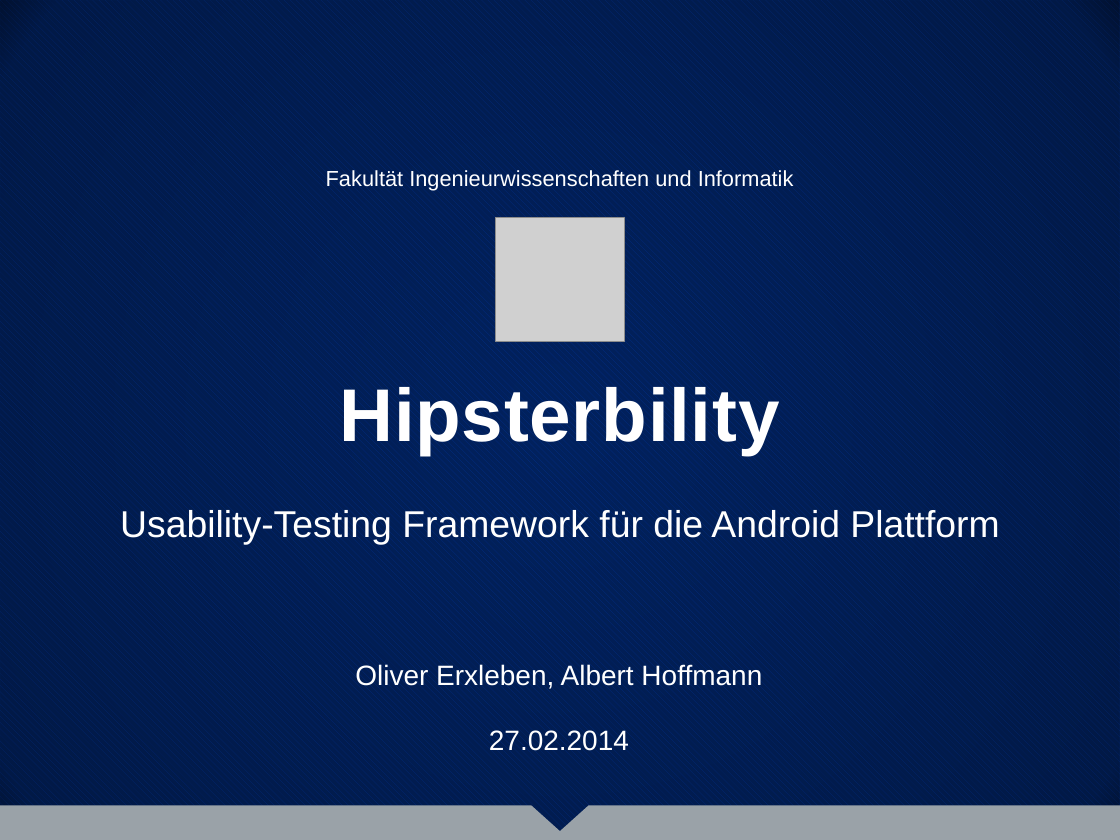
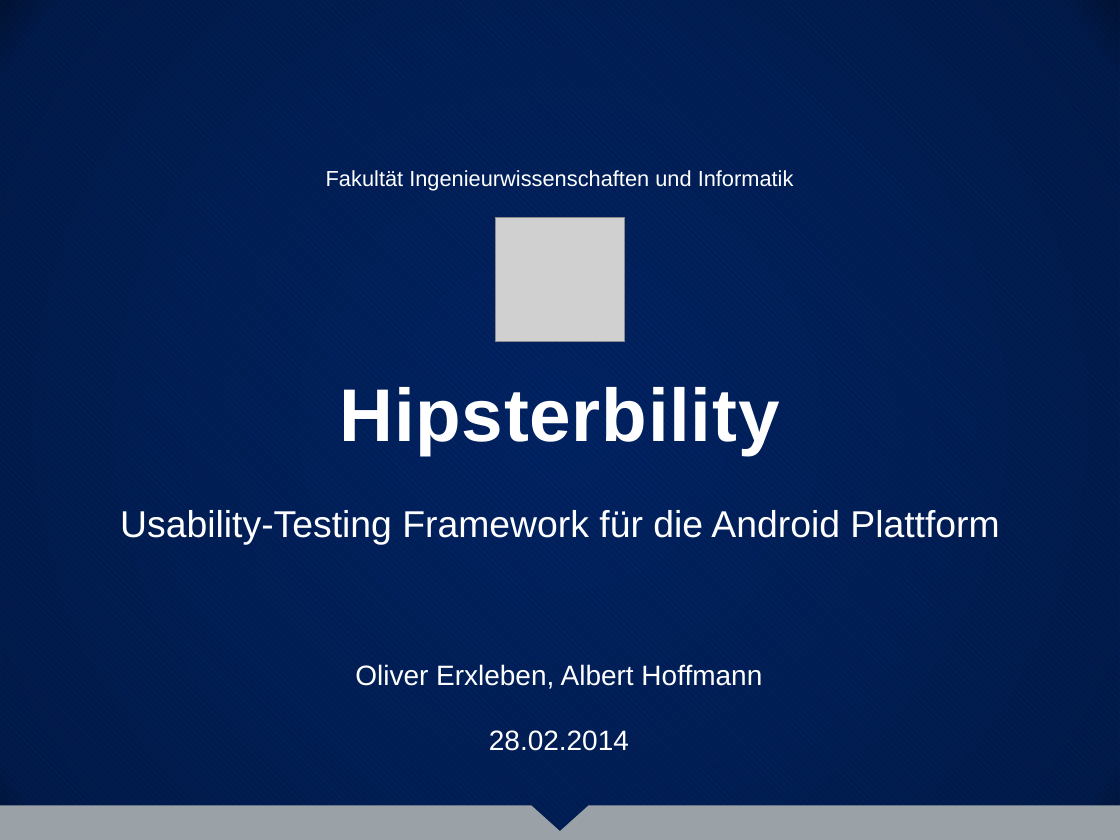
Before and after one commit to Chromdioxyde/hipsterbility, a slide deck: slide 1 of presentation/MMK.pptm. Drawn at 1120x840 pixels with LibreOffice and Linux fonts; fonts in the diff are those of the drawing; grey boxes stand for pictures; background and template pictures are left out. Boxes give left, top, right and bottom in pixels: in the first picture for what was removed or moved away, otherwise in the second. Text is boxed around its words. In the diff, an @@ line names an element or a change of style, - is before the commit and + after.

```diff
--- a/presentation/MMK.pptm
+++ b/presentation/MMK.pptm
@@ text at box(489, 730, 629, 751): text changed @@
-27.02.2014
+28.02.2014
```
Also in this commit, not shown: 6 other slides changed, 2 slides added, 1 other file.
